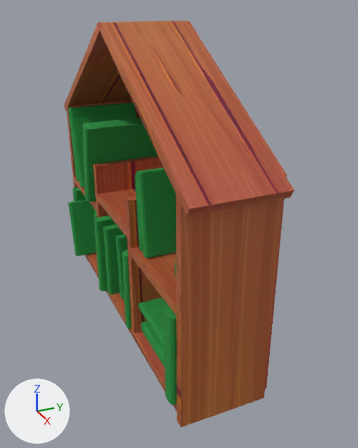
An edit to the FBX model Assets/Imports/Salle1/bibliotheque.fbx, drawn before and after from the same camera.
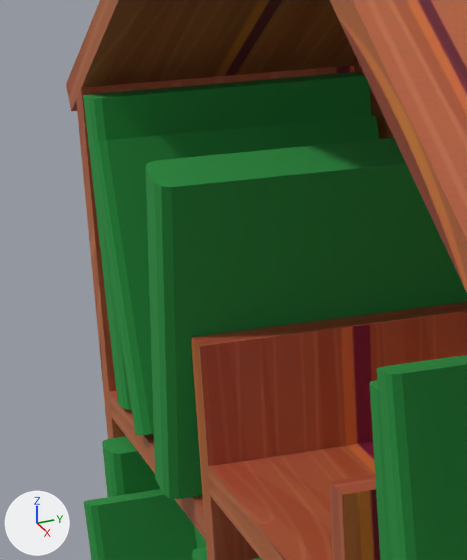
Each version appears first whole from a 50 mm camera at (11.03, -4.11, 7.64) aimed at (0.75, 0.51, 2.51), and next in a close-up on the part from 14% to 44% of the width and 19% to 48% of the height. Lighting does not change. The marker at lower left points along +X, +Y and +Z. The older version's two pictures come first. Where no turn or scale is listed for an object, it has been applied to the vertices.

Names of what the first close-up shows: 'Cotes', 'EtagereMilieu', 'Etageres', 'Livre', 'Livre.001', 'Livre.003', 'Livre.004', 'Livre.005', 'Livre.017', 'Livre.018', 'Separations', 'Toit' and 3 more.
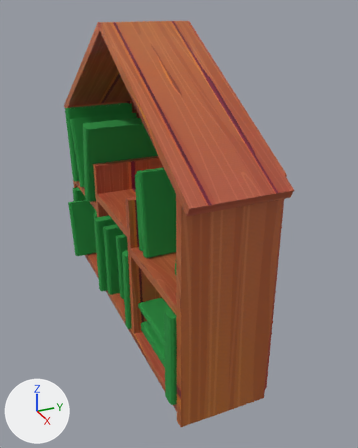
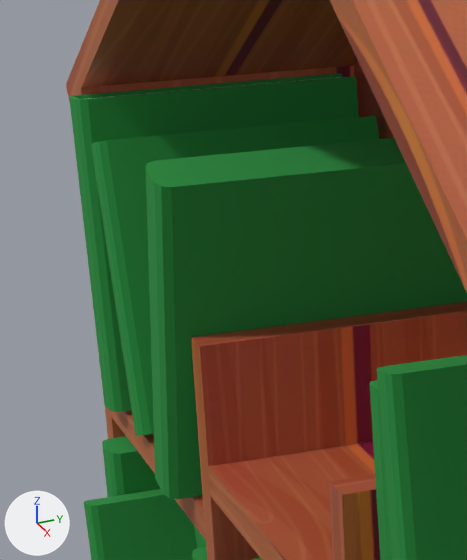
What differs and where, as boxes (x1, y1, x2, y2) in the close-ups (467 x 560 px):
'Livre', reshaped, moved
    before: (83, 72, 372, 410)
    after: (69, 73, 359, 412)
part 1 of me_cube_003, cut back
    before: (83, 72, 365, 98)
    after: (70, 73, 355, 100)

The change in detail:
Material 'Blanc' (mat_blanc) is new.
Its base color is (0.8, 0.8, 0.8) (white #e7e7e7).
Its metallic is 0.125.
Its roughness is 0.787.
me_cube_003 is used by ob_livre; location (-3.71, -0.488, 3.568).
me_cube_003 had 16 vertices, 10 faces and spanned x -0.28..0.28, y -0.52..1.48, z -1.11..1.11.
me_cube_003 now has 48 vertices, 42 faces and spans x -0.28..0.28, y -0.52..1.48, z -1.11..1.11.
Part 1, on me_cube_003:
3 faces are deleted.
32 vertices are added at x -0.25..0.25, y -0.49..1.48, z -1.1..1.1.
32 new faces join them, mat_livre (green #299643).
3 new faces join them, mat_blanc (white #e7e7e7).
me_cube_003 gains material mat_blanc (white #e7e7e7).
Object 'Livre' (ob_livre) moves from (-3.71, -0.488, 3.568) to (-3.71, -0.584, 3.568).
